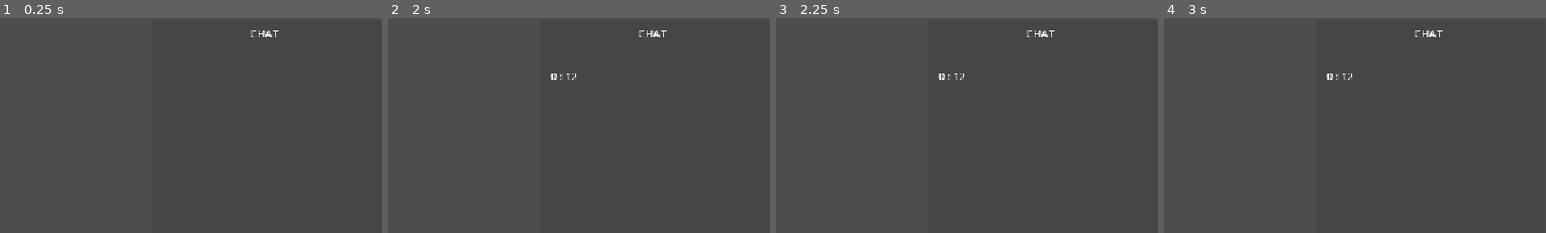
Above: before the commit, frames 1-4 (left to right).
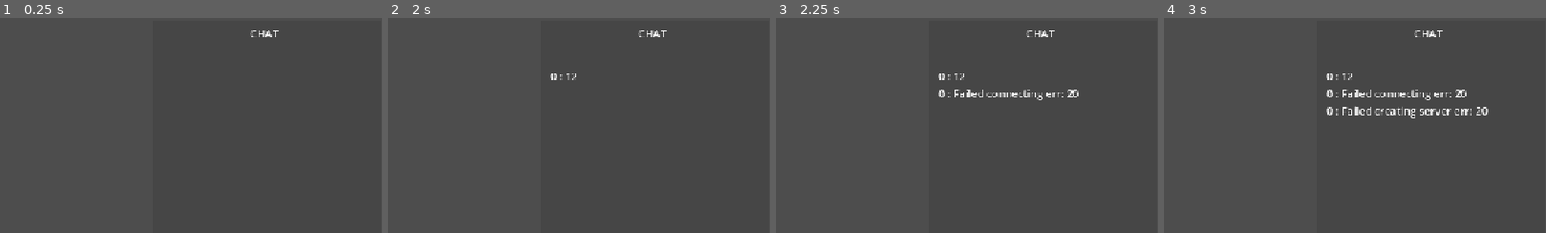
Above: after the commit, the same moments.

Repository: ninesliced/online-mmorpg-pokemon-like-open-world
Game: Godot game, scene res://src/main.tscn
Two runs of this game, one before a commit and one after it. Both use one fixed random seed, a clock stepped at 60 frames per second and the inputs below.
Inputs (mouse positions are % of the whole screen's width and height, from its top left):
- Up to frame 1 (0.25 s): no input
- Up to frame 2 (2 s): click (7, 11) at 0.52 s; type "12" at 0.6 s; click (80, 95) at 0.75 s; type "12" at 0.83 s; click "Send" at 1.25 s
- Up to frame 3 (2.25 s): click "Host" at 2 s
- Up to frame 4 (3 s): click "Connect" at 2.75 s
The pictures show only the part of the screen within x 50-100%, y 0-50%; the shares and areas given below are measured in that part.

Frames 1-2 are identical in both runs. In frame 3, 0.6% of the frame differs, in the area x 42-80%, y 33-39%; in frame 4, 1.3%, in the area x 42-85%, y 33-47%.

Commit message:
Join playesr

Diff:
--- a/src/main.gd
+++ b/src/main.gd
@@ -17,6 +17,7 @@
 	multiplayer.server_disconnected.connect(_server_disconnected)
 
 	$MultiplayerSpawner.add_spawnable_scene("res://src/player.tscn")
+	$MultiplayerSpawner.set_spawn_function(add_player)
 
 
 
@@ -36,7 +37,10 @@
 	multiplayer.multiplayer_peer = peer
 	if err:
 		print("Error client: ", err)
-	print("Id: ", multiplayer.get_unique_id())
+		chat.add_message("Failed creating server err: %s" % [err])
+	else:
+		print("Id: ", multiplayer.get_unique_id())
+		chat.add_message("Created server at port %s" % [server_port])
 
 
 
@@ -46,25 +50,39 @@
 	multiplayer.multiplayer_peer = peer
 	if err:
 		print("Error server: ", err)
-	print("Id: ", multiplayer.get_unique_id())
+		chat.add_message("Failed connecting err: %s" % [err])
+	else:
+		print("Id: ", multiplayer.get_unique_id())
+		chat.add_message("Created peer: %s" % [err])
+
+
+func add_player(id: int):
+	var player: Player = player_scene.instantiate()
+	player.position = Vector2(randf_range(30,300), randf_range(30,300))
+	player.set_multiplayer(id)
+	return player
 
 
 ## Signaux
 func _player_connected(id: int):
 	print("_player_connected %s" % [id])
+	chat.add_message("Player connected %s" % [id])
+
 	if multiplayer.is_server():
-		var player = player_scene.instantiate()
-		$Game.add_child(player)
-		player.set_multiplayer(id)
+		$MultiplayerSpawner.spawn(id)
 
 func _player_disconnected(id: int):
 	print("_player_disconnected %s" % [id])
+	chat.add_message("Player disconnected %s" % [id])
 
 func _connected_ok():
 	print("_connected_ok")
+	chat.add_message("Connected successfully")
 
 func _connected_fail():
 	print("_connected_fail")
+	chat.add_message("Connected failed")
 
 func _server_disconnected():
 	print("_server_disconnected")
+	chat.add_message("Server disconnected")
--- a/src/player.gd
+++ b/src/player.gd
@@ -1,3 +1,4 @@
+class_name Player
 extends CharacterBody2D
 
 var multiplayer_id = 0
@@ -5,6 +6,10 @@
 
 var acceleration = 50.0
 var max_speed = 500.0
+
+func _ready() -> void:
+	is_authority = (multiplayer_id == multiplayer.get_unique_id())
+	set_multiplayer_authority(multiplayer_id)
 
 func _physics_process(delta: float) -> void:
 	if not is_authority:
@@ -20,5 +25,3 @@
 
 func set_multiplayer(id: int):
 	multiplayer_id = id
-	is_authority = (id == multiplayer.get_unique_id())
-	set_multiplayer_authority(id)
